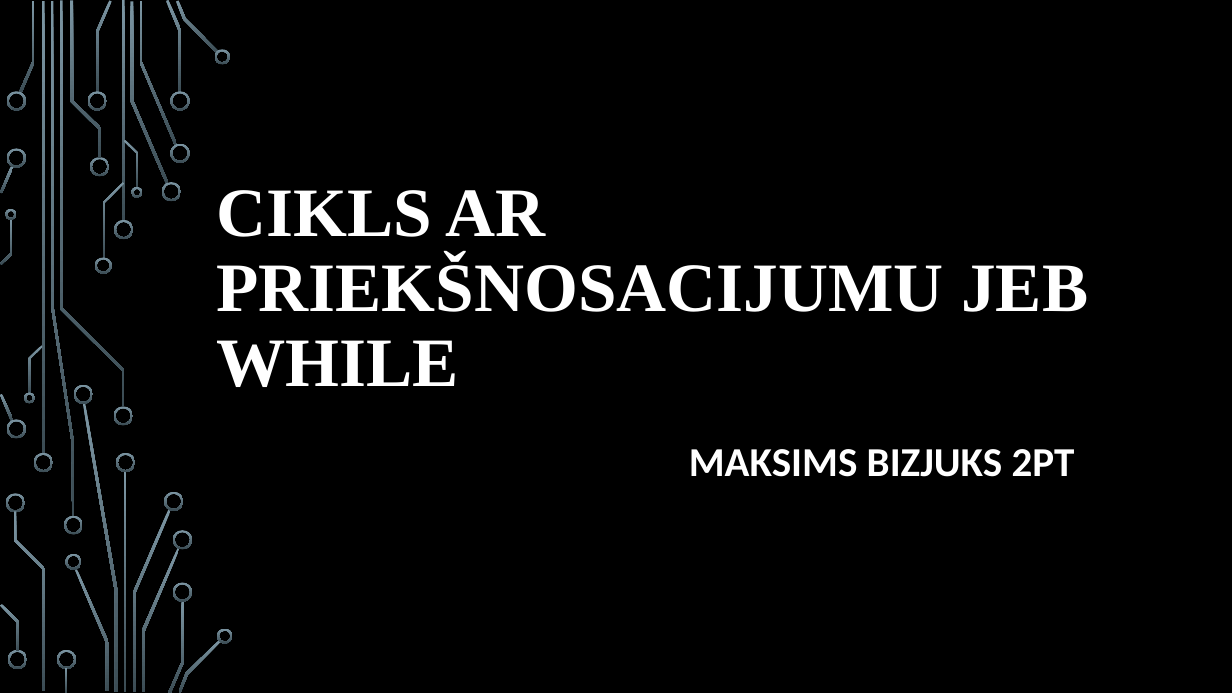
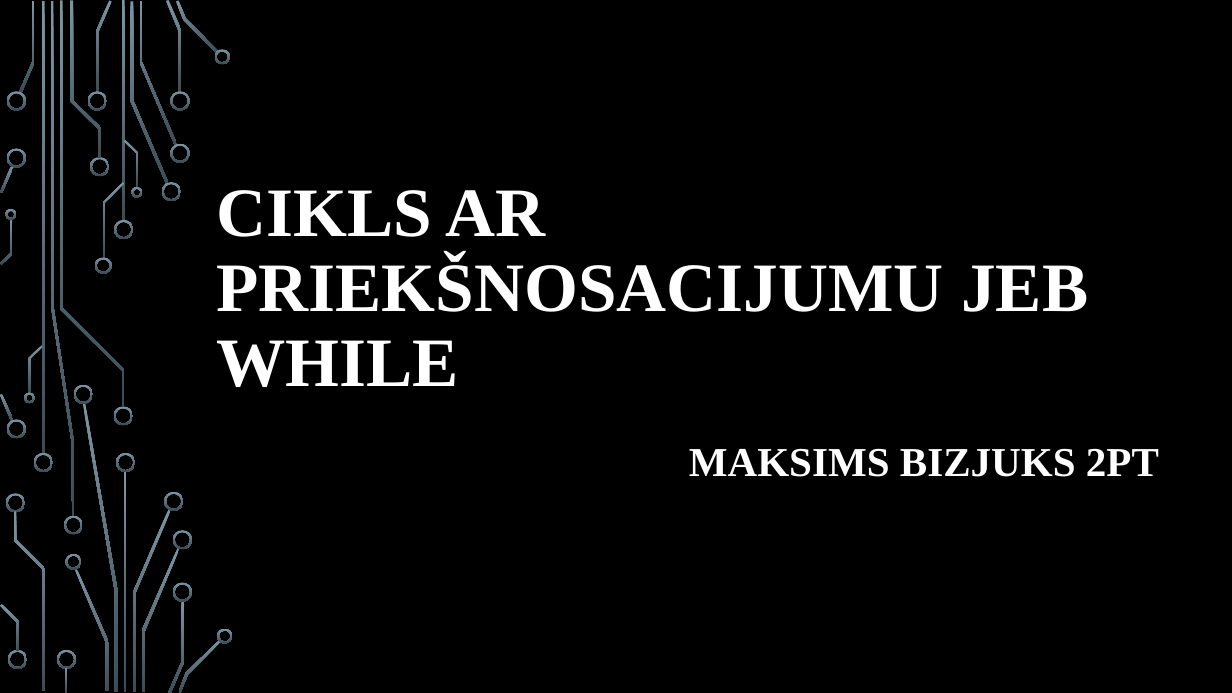
Before and after one commit to maks1k3/Bizjuks_Eksamens, a slide deck: slide 2 of Bizjuks_Eksamens.pptx. Drawn at 1232x693 pixels with LibreOffice and Linux fonts; fonts in the diff are those of the drawing; background and template pictures are left out. Boxes give left, top, right and bottom in pixels: in the first picture for what was removed or moved away, otherwise in the second. Text is boxed around its words. In the diff, an @@ line names an element or a change of style, - is before the commit and + after.

```diff
--- a/Bizjuks_Eksamens.pptx
+++ b/Bizjuks_Eksamens.pptx
@@ subtitle "MAKSIMS BIZJUKS 2PT" at (x1=689, y1=448, x2=1159, y2=477): font Calibri to Times New Roman @@
```
Also in this commit, not shown: 4 other slides changed, 1 slide added, 1 other file.
